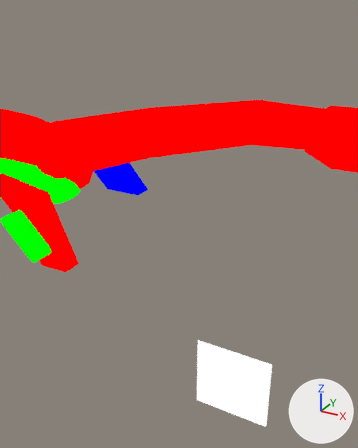
One commit to the Blender file assets-source/blender/motion/plesiosaurus-sneeze.blend: the scene before it, then after it.
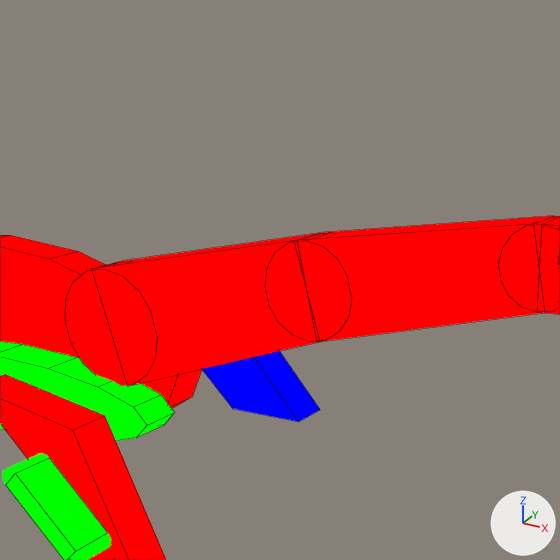
Old and new are each drawn from a 50 mm camera at (88.78, -38.49, 23.46) aimed at (83.9, -29.61, 19.02) and again close up on the part from 0% to 72% of the width and 0% to 58% of the height. Every picture has the same lights, and +X, +Y and +Z are marked at lower right. The last two pictures show the newer version. The close-ups show mesh edges as thin lines.

Names of what the first close-up shows: 'DinoTycoon_Motion_plesiosaurus_sneeze_belly', 'DinoTycoon_Motion_plesiosaurus_sneeze_far_paddle1', 'DinoTycoon_Motion_plesiosaurus_sneeze_near_paddle1', 'DinoTycoon_Motion_plesiosaurus_sneeze_neck_0', 'DinoTycoon_Motion_plesiosaurus_sneeze_neck_1', 'DinoTycoon_Motion_plesiosaurus_sneeze_neck_joint_0', 'DinoTycoon_Motion_plesiosaurus_sneeze_neck_joint_1', 'DinoTycoon_Motion_plesiosaurus_sneeze_neck_joint_2', 'DinoTycoon_Motion_plesiosaurus_sneeze_paddle_edge1_0', 'DinoTycoon_Motion_plesiosaurus_sneeze_trunk' and 3 more.
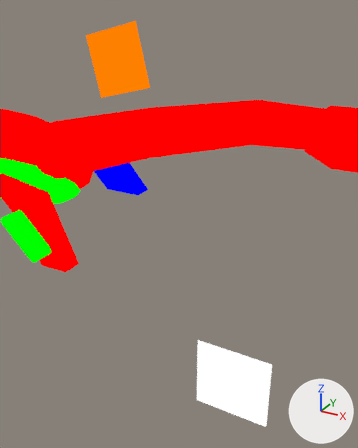
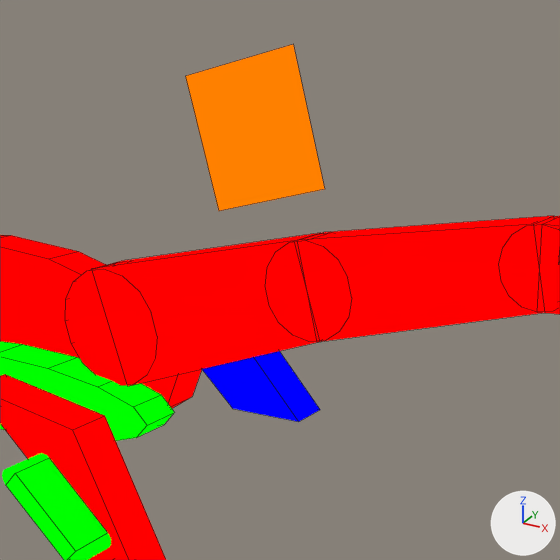
The newer file adds a shape key; the second version is drawn at full value of the shape key 'sneeze_03' of 'DinoTycoon_Motion_plesiosaurus_sneeze_eye_white', and the change is written as the vertex moves it makes.

Location of each change, (x1, y1, x2, y2) in pixels of the close-ups (560 x 560 px):
'DinoTycoon_Motion_plesiosaurus_sneeze_eye_white', added (orange)
    after: (185, 44, 325, 211)

Edits to the bpy script that builds the scene:
```text
Add mat_dinotycoon_role_y:
    mat_dinotycoon_role_y = emission_material('DinoTycoon_Role_Y')
    mat_dinotycoon_role_y.base_color = (1.0, 0.216, 0.0)  # orange #ff8000
Add me_dinotycoon_motion_plesiosaurus_sneeze_sample_eye_white:
    me_dinotycoon_motion_plesiosaurus_sneeze_sample_eye_white.from_pydata([(81.16, -29.0, 22.86), (82.52, -29.0, 23.18), (82.84, -29.0, 21.82), (81.48, -29.0, 21.5), (81.16, -29.0, 22.86), (82.52, -29.0, 23.18), (82.84, -29.0, 21.82), (81.48, -29.0, 21.5)], [], [(3, 2, 1, 0), (4, 5, 6, 7), (0, 1, 5, 4), (1, 2, 6, 5), (2, 3, 7, 6), (3, 0, 4, 7)])
    me_dinotycoon_motion_plesiosaurus_sneeze_sample_eye_white.materials.append(mat_dinotycoon_role_y)  # orange #ff8000
Add ob_dinotycoon_motion_plesiosaurus_sneeze_eye_white:
    ob_dinotycoon_motion_plesiosaurus_sneeze_eye_white = bpy.data.objects.new('DinoTycoon_Motion_plesiosaurus_sneeze_eye_white', me_dinotycoon_motion_plesiosaurus_sneeze_sample_eye_white)
    ob_dinotycoon_motion_plesiosaurus_sneeze_eye_white.location = (0.0, 0.0, 0.0)
```
